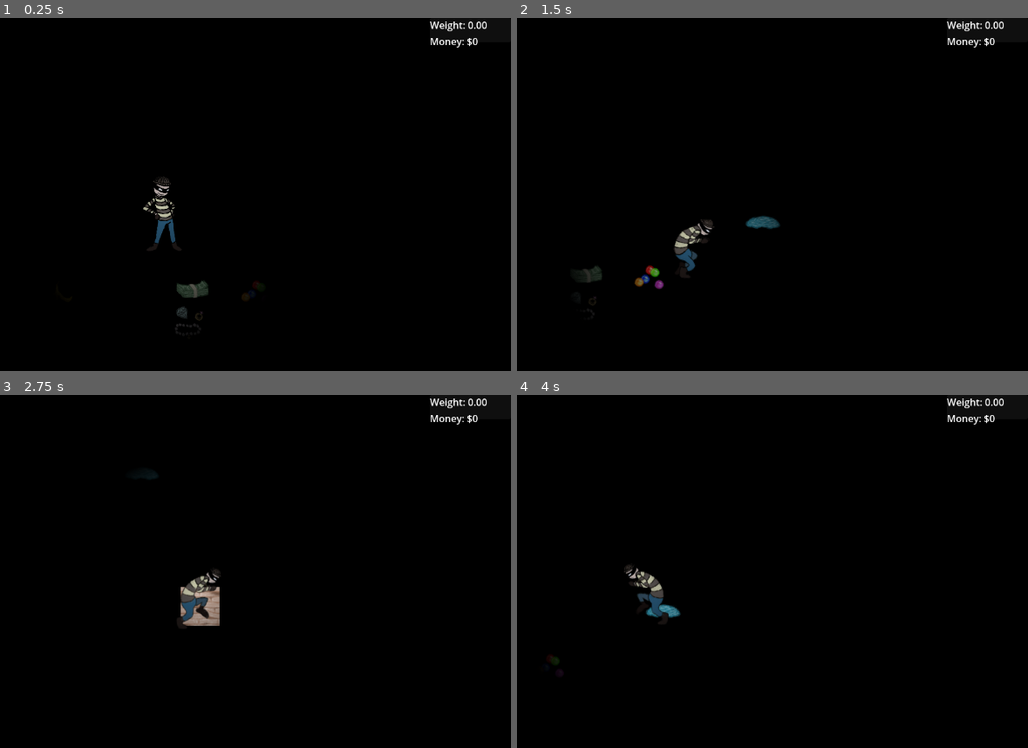
Above: before the commit, frames 1-4 (two rows, left to right).
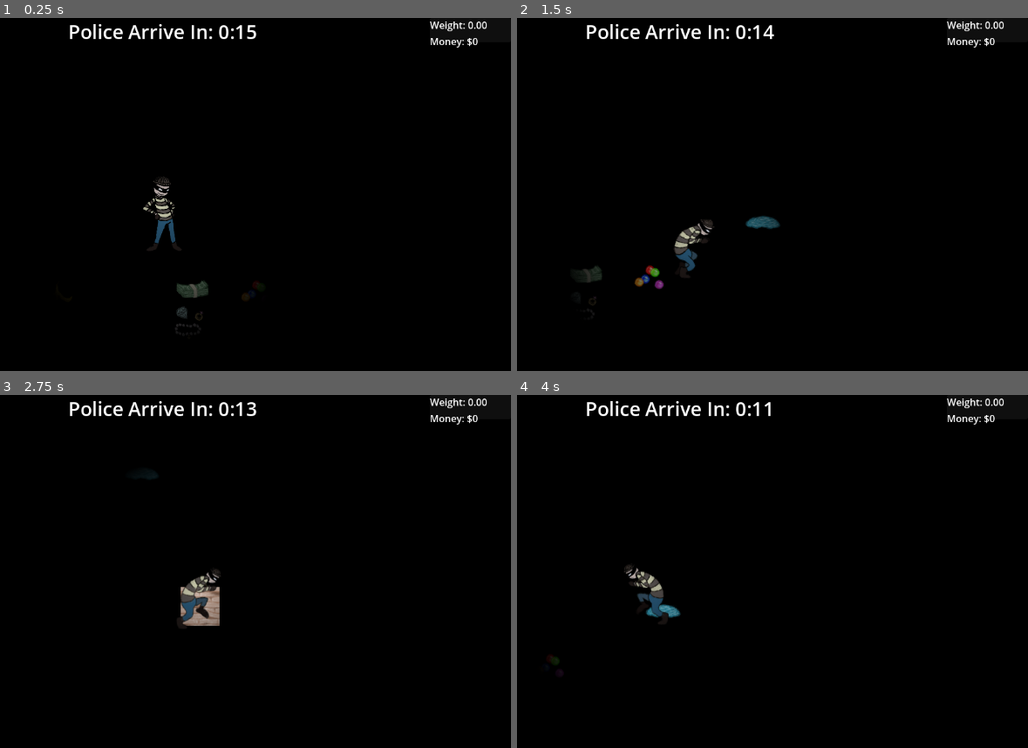
Above: after the commit, the same moments.

Repository: Enriquenf07/game-jam-march-2026
Game: Godot game, scene res://world/world.tscn
Two runs of this game, one before a commit and one after it. Both use one fixed random seed, a clock stepped at 60 frames per second and the inputs below. Sound files missing from this copy of the repository are replaced by a short silence.
Inputs:
- Up to frame 1 (0.25 s): no input
- Up to frame 2 (1.5 s): tap Enter at 0.5 s; hold D (right) 0.53-1.28 s; hold E (interact) 0.53-1.28 s; hold S (down) from 1.28 s (still down); tap Shift (run) at 1.35 s
- Up to frame 3 (2.75 s): release S (down) at 2.03 s; hold D (right) from 2.03 s (still down); hold E (interact) from 2.03 s (still down)
- Up to frame 4 (4 s): release D (right) at 2.78 s; release E (interact) at 2.78 s; hold W (up) 2.78-3.53 s; tap Shift (run) at 2.85 s; hold A (left) from 3.53 s (still down); hold E (interact) from 3.53 s (still down)

The runs differ from the first frame. In frame 1, 0.6% of the frame differs, in the area x 13-51%, y 1-7%; in frame 2, 0.6%; in frame 3, 0.6%; in frame 4, 0.6%.

Commit message:
Implemented a timer for when the player is caught
Implemented a timer for when the player is caught and a template function for when time runs out.

Diff:
--- /dev/null
+++ b/ui/escape_timer/escape_timer.gd
@@ -0,0 +1,37 @@
+class_name EscapeTimer
+extends Control
+
+signal police_arrived
+
+@export var _time_left: Label
+@export var _escape_clock: Timer
+@export var _minutes_left: int = 0
+@export var _seconds_left: int = 15
+
+func _ready() -> void:
+	hide()
+	_update_clock_label()
+
+func start_timer():
+	show()
+	_escape_clock.start()
+
+func _on_escape_clock_timeout() -> void:
+	if (_seconds_left == 0):
+		if (_minutes_left == 0):
+			police_arrived.emit()
+			_escape_clock.stop()
+			return
+		_minutes_left -= 1
+		_seconds_left = 59
+		_update_clock_label()
+		return
+	_seconds_left -= 1
+	_update_clock_label()
+
+func _update_clock_label():
+	_time_left.text = "Police Arrive In: " + str(_minutes_left) + ":"
+	if (_seconds_left < 10):
+		_time_left.text += "0" + str(_seconds_left)
+		return
+	_time_left.text += str(_seconds_left)
--- /dev/null
+++ b/ui/escape_timer/escape_timer.tscn
@@ -0,0 +1,32 @@
+[gd_scene format=3 uid="uid://drymm7hwxrw7s"]
+
+[ext_resource type="Script" uid="uid://b74430g4pputq" path="res://ui/escape_timer/escape_timer.gd" id="1_xdavy"]
+
+[node name="EscapeTimer" type="Control" unique_id=150979742 node_paths=PackedStringArray("_time_left", "_escape_clock")]
+layout_mode = 3
+anchors_preset = 15
+anchor_right = 1.0
+anchor_bottom = 1.0
+grow_horizontal = 2
+grow_vertical = 2
+script = ExtResource("1_xdavy")
+_time_left = NodePath("TimeLeft")
+_escape_clock = NodePath("EscapeClock")
+
+[node name="TimeLeft" type="Label" parent="." unique_id=120000385]
+layout_mode = 1
+anchors_preset = 5
+anchor_left = 0.5
+anchor_right = 0.5
+offset_left = -20.0
+offset_right = 20.0
+offset_bottom = 23.0
+grow_horizontal = 2
+theme_override_font_sizes/font_size = 32
+text = "Police Arrive In: 0:00"
+horizontal_alignment = 1
+vertical_alignment = 1
+
+[node name="EscapeClock" type="Timer" parent="." unique_id=1679446746]
+
+[connection signal="timeout" from="EscapeClock" to="." method="_on_escape_clock_timeout"]
--- a/world/hud/hud.gd
+++ b/world/hud/hud.gd
@@ -4,6 +4,7 @@
 @export var weight_label: Label
 @export var money_label: Label
 var _money: int
+@export var police_timer: EscapeTimer
 
 func _ready() -> void:
 	LootEventBus.connect("loot_collected", _on_loot_collected)
--- a/world/hud/hud.tscn
+++ b/world/hud/hud.tscn
@@ -1,11 +1,13 @@
 [gd_scene format=3 uid="uid://bxvbikmdrtff8"]
 
 [ext_resource type="Script" uid="uid://b14htclkw1aey" path="res://world/hud/hud.gd" id="1_n6na4"]
+[ext_resource type="PackedScene" uid="uid://drymm7hwxrw7s" path="res://ui/escape_timer/escape_timer.tscn" id="2_perbb"]
 
-[node name="Hud" type="CanvasLayer" unique_id=1438540739 node_paths=PackedStringArray("weight_label", "money_label")]
+[node name="Hud" type="CanvasLayer" unique_id=1438540739 node_paths=PackedStringArray("weight_label", "money_label", "police_timer")]
 script = ExtResource("1_n6na4")
 weight_label = NodePath("Panel/VBoxContainer/Weight")
 money_label = NodePath("Panel/VBoxContainer/Money")
+police_timer = NodePath("EscapeTimer")
 metadata/_custom_type_script = "uid://b14htclkw1aey"
 
 [node name="Panel" type="Panel" parent="." unique_id=1558494572]
@@ -28,3 +30,5 @@
 [node name="Money" type="Label" parent="Panel/VBoxContainer" unique_id=586987532]
 layout_mode = 2
 text = "Money: $0"
+
+[node name="EscapeTimer" parent="." unique_id=150979742 instance=ExtResource("2_perbb")]
--- a/world/world.gd
+++ b/world/world.gd
@@ -18,6 +18,8 @@
 	var factory := PlayerFactory.new()
 	player = factory.create(Vector2(0, 0), self, inventory)
 	inventory.inventory_changed.connect(_refresh)
+	hud.police_timer.start_timer()
+	hud.police_timer.connect("police_arrived", _on_police_arrived)
 
 func _refresh() -> void:
 	pause_ui.refresh_inventory()
@@ -30,3 +32,6 @@
 	if(player != null):
 		var target_pos = player.global_position
 		camera.global_position = camera.global_position.lerp(target_pos, lerp_speed * delta)
+
+func _on_police_arrived():
+	print("Game Over!")
Not shown, added: ui/escape_timer/escape_timer.gd.uid
